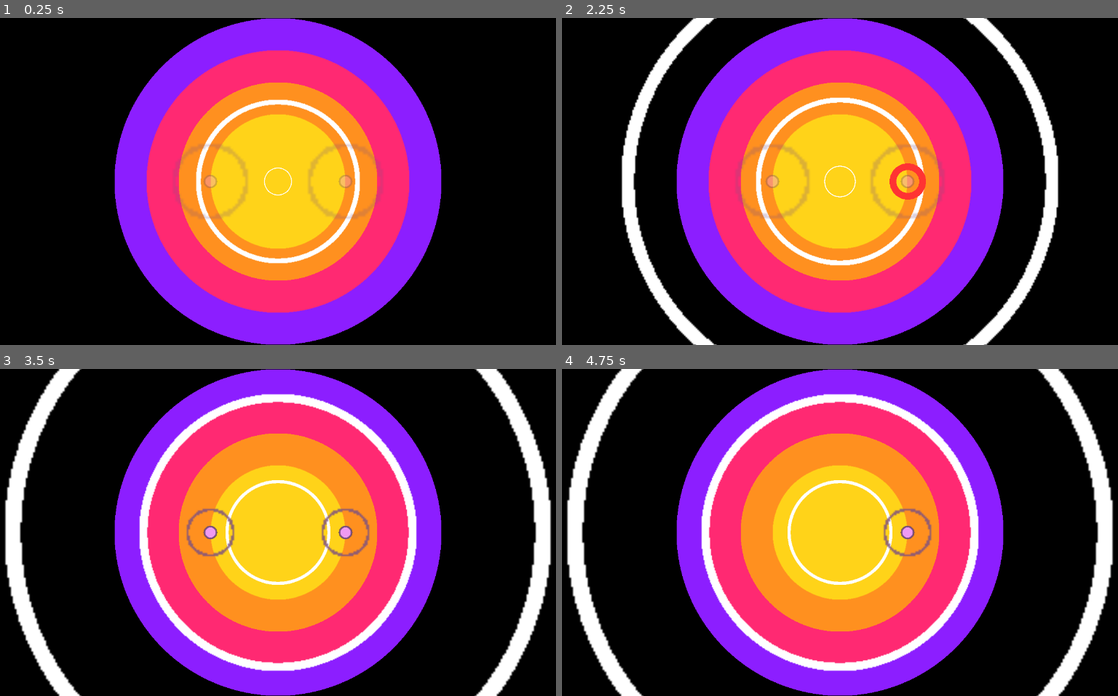
Above: before the commit, frames 1-4 (two rows, left to right).
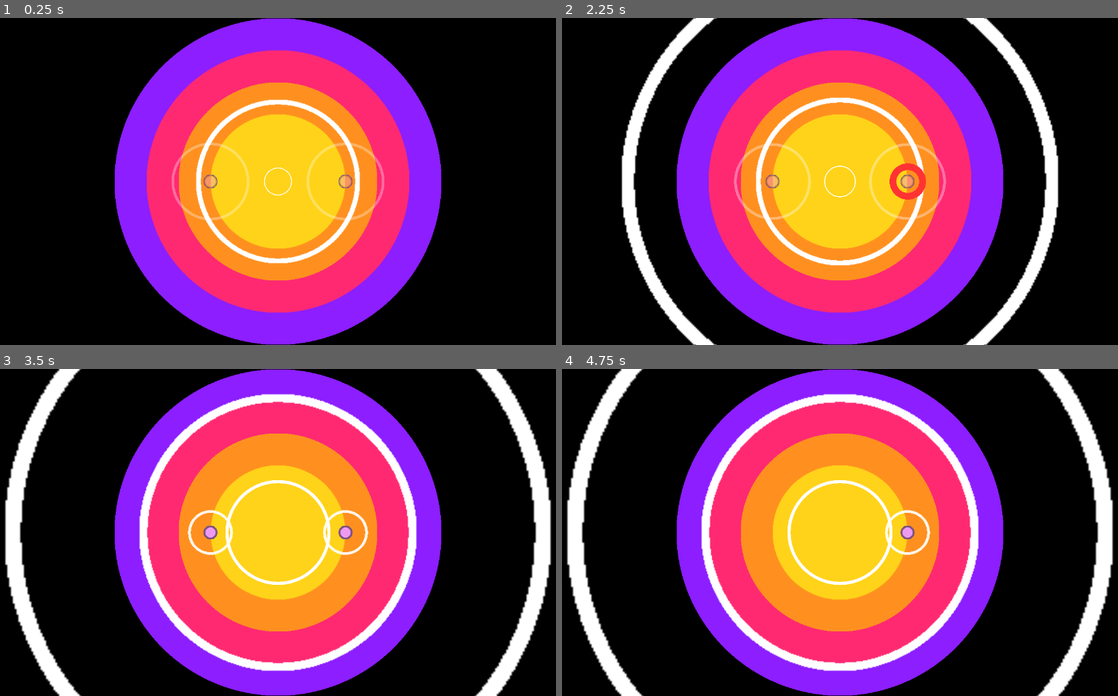
Above: after the commit, the same moments.

Repository: wispykey/epicenter
Game: Godot game, scene res://Main.tscn
The game is run twice, just before and just after one commit, with the same random seed, the same clock (stepped at 60 frames per second) and the same inputs. Sound files missing from this copy of the repository are replaced by a short silence.
Inputs:
- Up to frame 1 (0.25 s): no input
- Up to frame 2 (2.25 s): hold J (hit_ring1_right) 0.53-1.28 s; hold F (hit_ring1_left) 1.28-2.03 s; hold J (hit_ring1_right) from 2.03 s (still down)
- Up to frame 3 (3.5 s): keep holding J (hit_ring1_right)
- Up to frame 4 (4.75 s): tap Enter at 3.5 s; release J (hit_ring1_right) at 3.53 s; hold F (hit_ring1_left) from 3.53 s (still down); tap Space at 4.25 s

The runs differ from the first frame. In frame 1, 1.1% of the frame differs, in the area x 30-70%, y 38-62%; in frame 2, 1.1%; in frame 3, 0.8%; in frame 4, 0.4%.

Commit message:
Use shader for beat marker rings

Diff:
--- a/Circles/BeatMarker.tscn
+++ b/Circles/BeatMarker.tscn
@@ -1,6 +1,7 @@
-[gd_scene load_steps=7 format=3 uid="uid://dtcl6kojvbo5x"]
+[gd_scene load_steps=8 format=3 uid="uid://dtcl6kojvbo5x"]
 
 [ext_resource type="Script" uid="uid://cl5c3dmc44662" path="res://Circles/beat_marker.gd" id="1_27dc3"]
+[ext_resource type="PackedScene" uid="uid://cokx5x2dpmaq0" path="res://Shaders/BeatMarkerIndicatorRing.tscn" id="2_rhg63"]
 
 [sub_resource type="Gradient" id="Gradient_y7sgm"]
 interpolation_mode = 1
@@ -47,3 +48,5 @@
 
 [node name="CollisionShape2D" type="CollisionShape2D" parent="Area2D"]
 shape = SubResource("CircleShape2D_ig0yl")
+
+[node name="BeatMarkerIndicatorRing" parent="." instance=ExtResource("2_rhg63")]
--- a/Circles/beat_marker.gd
+++ b/Circles/beat_marker.gd
@@ -1,11 +1,14 @@
 extends Sprite2D
 
-@onready var indicator := $TimingRing
+@onready var indicator := $BeatMarkerIndicatorRing
 
 var extra_duration_ratio = 1.5
 var measure_time_elapsed = 0.0
 var start_scale = Vector2(6.0, 6.0)
 var end_scale = Vector2.ONE
+
+const min_r_pos: float = 0.05
+const max_r_pos: float = 0.45
 
 # Hard-coded to one measure at 120 BPM
 var base_wait_time: float = 2.0
@@ -18,3 +21,13 @@
 
 func _on_timer_timeout():
 	queue_free()
+
+func update_shader_parameters(t: float):
+	# Radial start position of ring
+	var t_for_radius = 1 - (ease(t, 0.8))
+	var r = lerp(min_r_pos, max_r_pos, t_for_radius)
+	indicator.material.set_shader_parameter("r", r)
+
+	# Opacity
+	var t_for_opacity = ease(t, 0.3)
+	indicator.material.set_shader_parameter("opacity", t_for_opacity)
--- /dev/null
+++ b/Shaders/BeatMarkerIndicatorRing.tscn
@@ -0,0 +1,20 @@
+[gd_scene load_steps=3 format=3 uid="uid://cokx5x2dpmaq0"]
+
+[ext_resource type="Shader" uid="uid://h8qdh05tlbp5" path="res://Shaders/beat_marker_indicator_ring.gdshader" id="1_57uvc"]
+
+[sub_resource type="ShaderMaterial" id="ShaderMaterial_nx521"]
+shader = ExtResource("1_57uvc")
+shader_parameter/opacity = 1.0
+shader_parameter/circle_width = 0.15
+shader_parameter/wait_time = 0.5
+shader_parameter/speed = 1.0
+shader_parameter/alpha_boost = 2.0
+shader_parameter/r = 0.4
+shader_parameter/ring_width = 0.029999999329440002
+
+[node name="BeatMarkerIndicatorRing" type="ColorRect"]
+material = SubResource("ShaderMaterial_nx521")
+offset_left = -100.0
+offset_top = -100.0
+offset_right = 100.0
+offset_bottom = 100.0
--- a/Shaders/MyShader.tscn
+++ /dev/null
@@ -1,15 +0,0 @@
-[gd_scene load_steps=3 format=3 uid="uid://cokx5x2dpmaq0"]
-
-[ext_resource type="Shader" uid="uid://h8qdh05tlbp5" path="res://Shaders/my_shader.gdshader" id="1_6qnaw"]
-
-[sub_resource type="ShaderMaterial" id="ShaderMaterial_nx521"]
-shader = ExtResource("1_6qnaw")
-shader_parameter/circle_width = 0.15
-shader_parameter/wait_time = 0.5
-shader_parameter/speed = 1.0
-shader_parameter/alpha_boost = 2.0
-
-[node name="MyShader" type="ColorRect"]
-material = SubResource("ShaderMaterial_nx521")
-offset_right = 100.0
-offset_bottom = 100.0
--- a/Shaders/my_shader.gdshader
+++ b/Shaders/beat_marker_indicator_ring.gdshader
@@ -1,10 +1,13 @@
 shader_type canvas_item;
 
 // --- Uniforms --- //
+uniform float opacity: hint_range(0.0, 1.0, 0.01) = 1.0;
 uniform float circle_width: hint_range(0.0, 1.0, 0.05) = 0.15;
 uniform float wait_time: hint_range(0.0, 5.0, 0.1) = 0.5;
 uniform float speed: hint_range(0.0, 10.0, 0.1) = 1.0;
 uniform float alpha_boost: hint_range(1.0, 5.0, 0.1) = 2.0;
+uniform float r: hint_range(0.0, 0.4, 0.01) = 0.4;
+uniform float ring_width: hint_range(0.01, 0.05, 0.01) = 0.04;
 
 // --- Functions --- //
 void fragment() {
@@ -14,15 +17,8 @@
     COLOR.a = 0.0;
 
     // --- Ring 1 ---
-    COLOR.a += step(0.18, dist) * (1.0 - step(0.22, dist)); // inner red
-    // --- Ring 2 ---
-    COLOR.a += step(0.28, dist) * (1.0 - step(0.32, dist)); // white
-    // --- Ring 3 ---
-    COLOR.a += step(0.38, dist) * (1.0 - step(0.42, dist)); // blue
-    // --- Ring 4 ---
-    COLOR.a += step(0.48, dist) * (1.0 - step(0.52, dist)); // black
-    // --- Ring 5 ---
-    COLOR.a += step(0.58, dist) * (1.0 - step(0.62, dist)); // gold
+    COLOR.a += step(r, dist) * (1.0 - step(r + ring_width, dist)) * opacity; // inner red
+
 
     // Optional fade near edges
     COLOR.a *= 1.0 - smoothstep(0.7, 0.8, dist);
--- a/main.gd
+++ b/main.gd
@@ -207,11 +207,17 @@
 	for marker in $BeatMarkers.get_children():
 		var t = marker.measure_time_elapsed / (measure_length * BEAT_MARKER_TIMING_CALIBRATION_MULTIPLIER)
 		t = clamp(t, 0, 1)
-		var lerp_progress = lerp(marker.start_scale.x, marker.end_scale.x, t)
-		var new_scale = lerp_progress
+
+		# Scale-based GradientTexture2D approach
+		# var lerp_progress = lerp(marker.start_scale.x, marker.end_scale.x, ease(t, 0.6))
+		# var new_scale = lerp_progress
+		# marker.indicator.scale = Vector2(new_scale, new_scale)
+
+		# Shader + shader parameter approach
+		marker.update_shader_parameters(t)
+
 		var new_opacity = ease(t, 0.4)
-		marker.indicator.scale = Vector2(new_scale, new_scale)
-		marker.indicator.self_modulate.a = new_opacity
+		# marker.indicator.self_modulate.a = new_opacity
 		marker.self_modulate.a = new_opacity * 1.4
 
 
Renamed: Shaders/my_shader.gdshader.uid -> Shaders/beat_marker_indicator_ring.gdshader.uid
